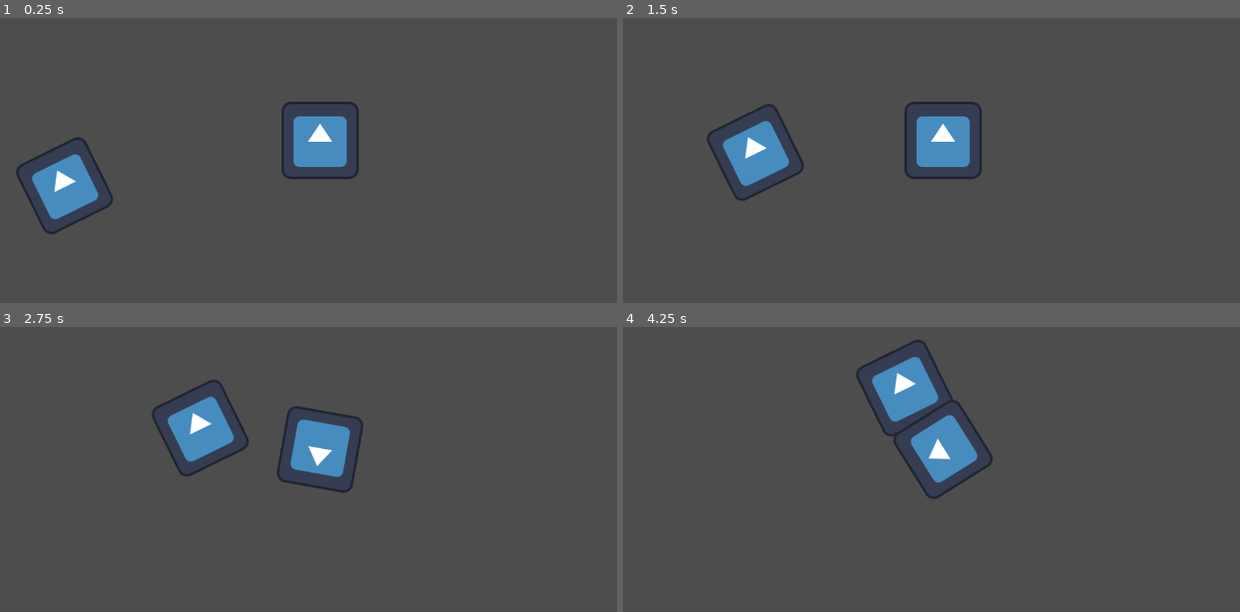
Above: before the commit, frames 1-4 (two rows, left to right).
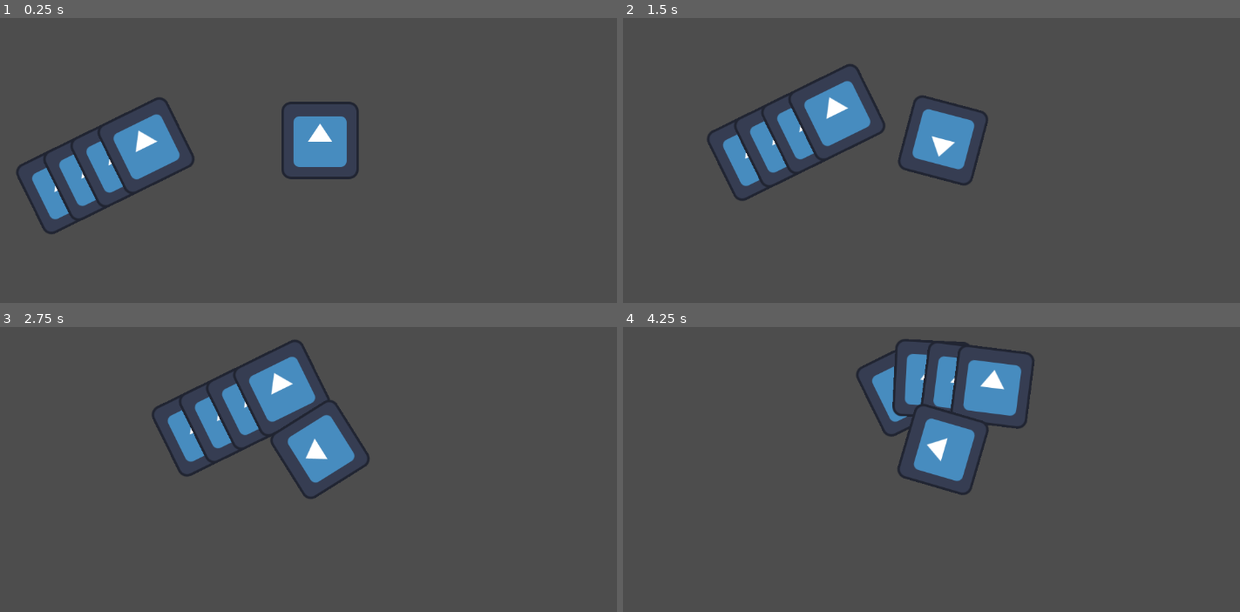
Above: after the commit, the same moments.

Repository: GavinWu42711/tower-defense-game
Game: Godot game, scene res://Scenes/Game.tscn
The game is run twice, just before and just after one commit, with the same random seed, the same clock (stepped at 60 frames per second) and the same inputs. The project has no main scene, so this scene is started directly. The engine's default icon, where the game draws it, is replaced by a stand-in: a white triangle on a blue panel in a dark square.
Inputs (mouse positions are in pixels of both pictures, inside the frame that each line leads up to):
- Up to frame 1 (0.25 s): no input
- Up to frame 2 (1.5 s): tap Enter at 0.5 s; move the mouse to (1104, 137) at 0.52 s; hold Right 0.53-1.28 s; tap Alt at 0.6 s; click (1104, 137) at 0.67 s; move the mouse to (808, 174) at 1.27 s; hold Down from 1.28 s (still down); tap Shift at 1.35 s
- Up to frame 3 (2.75 s): move the mouse to (394, 378) at 2.02 s; release Down at 2.03 s; hold Right from 2.03 s (still down); tap Alt at 2.1 s
- Up to frame 4 (4.25 s): move the mouse to (912, 543) at 2.77 s; release Right at 2.78 s; hold Up 2.78-3.53 s; tap Shift at 2.85 s; click (912, 543) at 2.92 s; move the mouse to (1159, 523) at 3.52 s; hold Left from 3.53 s (still down); tap Alt at 3.6 s

The runs differ from the first frame. In frame 1, 3.3% of the frame differs, in the area x 7-32%, y 27-71%; in frame 2, 4.5%; in frame 3, 4.5%; in frame 4, 4.8%, in the area x 43-67%, y 4-61%.

Commit message:
Bullet class
Base bullet class with movement, hitbox detection, and dealing damage to the enemy

Diff:
--- a/Scenes/Game.tscn
+++ b/Scenes/Game.tscn
@@ -35,5 +35,24 @@
 position = Vector2(122, 384)
 rotation = -0.45687786
 
+[node name="PathFollow2D2" parent="Path2D" unique_id=1993763882 instance=ExtResource("1_iukft")]
+position = Vector2(166.33347, 362.20715)
+rotation = -0.4568779
+progress = 50.0
+start_pos = 50.0
+
+[node name="PathFollow2D3" parent="Path2D" unique_id=1470013018 instance=ExtResource("1_iukft")]
+position = Vector2(211.4231, 340.04263)
+rotation = -0.4568779
+progress = 100.0
+start_pos = 100.0
+
+[node name="PathFollow2D4" parent="Path2D" unique_id=1627900059 instance=ExtResource("1_iukft")]
+position = Vector2(256.52164, 317.8737)
+rotation = -0.45687786
+progress = 150.0
+start_pos = 150.0
+
 [node name="Node2D" parent="." unique_id=1494701561 instance=ExtResource("2_gl6un")]
 position = Vector2(567, 298)
+targeting = "CLOSE"
--- /dev/null
+++ b/Scripts/bullet.gd
@@ -0,0 +1,87 @@
+#Base class for bullets
+
+extends Node2D
+
+class_name Bullet
+
+@export var damage:int
+@export var lifespan:float
+@export var pierce:int = 1
+@export var speed:int
+@export var hitbox:Area2D
+
+#Each enemy can only be hit once by each bullet
+var enemies_hit:Array[Area2D] = []
+
+#Prevent possible race conditions with when the bullet queue free's
+var alive:bool = true
+signal start_timer
+
+# Called when the node enters the scene tree for the first time.
+func _ready() -> void:
+	start_timer.connect(despawn_timer)
+	start_timer.emit()
+
+# Called every frame. 'delta' is the elapsed time since the previous frame.
+func _process(delta: float) -> void:
+	if alive:
+		move(delta)
+		enemy_hit()
+	else:
+		die()
+
+#Despawns the bullet
+func die() -> void:
+	death_effect()
+	self.queue_free()
+
+#Any special effects that should happen when the bullet will despawn
+func death_effect() -> void:
+	pass
+
+#Timer for when the bullet should despawn
+func despawn_timer() -> void:
+	await get_tree().create_timer(lifespan).timeout
+	alive = false
+
+#Moves the bullet
+func move(delta: float) -> void:
+	#Translation to happen
+	var translation:Vector2 = Vector2.RIGHT
+
+	#Scale the translation by the speed of the bullet
+	translation.x *= speed
+	translation.y *= speed
+
+	#Rotate the translation to where the bullet is "looking"
+	translation.rotated(rotation)
+
+	#Apply the translation
+	global_position.slide(translation)
+
+#Check if the bullet has hit a new enemy
+func enemy_hit() -> void:
+	for area:Area2D in hitbox.get_overlapping_areas():
+		#Look for hitboxes of enemies
+		if area.get_parent() is Enemy:
+			#Check if the enemy has been hit before
+			if enemies_hit.has(area):
+				continue
+			else:
+				#Check if the bullet has enough pierce
+				if pierce > 0:
+					enemies_hit.append(area)
+					pierce -= 1
+					attack_enemy(area)
+				else:
+					break
+
+#Deals damage to an enemy
+func attack_enemy(enemy_hitbox:Area2D) -> void:
+	var enemy:Enemy = enemy_hitbox.get_parent()
+	enemy.take_damage(damage)
+	bullet_effects(enemy)
+
+#Any special effects that should happen after the enemy is hit
+func bullet_effects(enemy:Enemy) -> void:
+	pass
--- /dev/null
+++ b/Scripts/bullet_upgrade.gd
@@ -0,0 +1,14 @@
+#Base class for bullet upgrades
+
+extends Node
+
+class_name BulletUpgrade
+
+# Called when the node enters the scene tree for the first time.
+func _ready() -> void:
+	pass # Replace with function body.
+
+
+# Called every frame. 'delta' is the elapsed time since the previous frame.
+func _process(delta: float) -> void:
+	pass
--- a/Scripts/enemy.gd
+++ b/Scripts/enemy.gd
@@ -5,7 +5,7 @@
 class_name Enemy
 
 #Usually enemies can be assumed to be spawning at the start of the track
-var start_pos:float = 0
+@export var start_pos:float = 0
 @export var end_offset:float = 0
 @export var health:int
 @export var damage:int
--- /dev/null
+++ b/Scripts/tower_upgrade.gd
@@ -0,0 +1,14 @@
+#Base clase for tower upgrades
+
+extends Node
+
+class_name TowerUpgrade
+
+# Called when the node enters the scene tree for the first time.
+func _ready() -> void:
+	pass # Replace with function body.
+
+
+# Called every frame. 'delta' is the elapsed time since the previous frame.
+func _process(delta: float) -> void:
+	pass
Not shown, added: Scripts/bullet.gd.uid
Not shown, added: Scripts/bullet_upgrade.gd.uid
Not shown, added: Scripts/tower_upgrade.gd.uid
